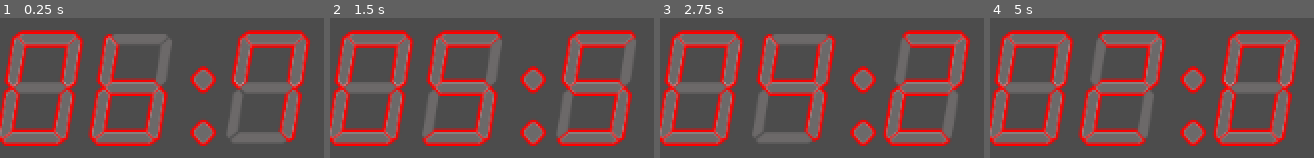
Above: before the commit, frames 1-4 (left to right).
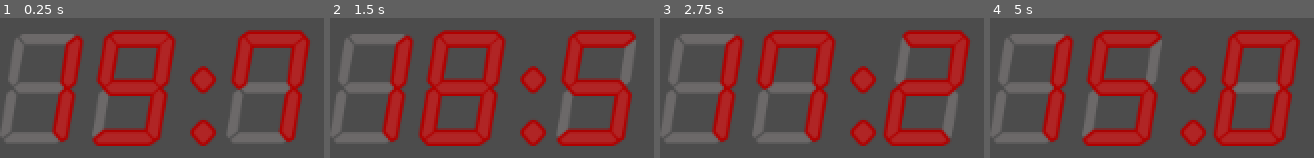
Above: after the commit, the same moments.

Repository: TheoCremers/LD47
Game: Godot game, scene res://World.tscn
Two runs of this game, one before a commit and one after it. Both use one fixed random seed, a clock stepped at 60 frames per second and the inputs below. The project has no main scene, so this scene is started directly.
Inputs:
- Up to frame 1 (0.25 s): no input
- Up to frame 2 (1.5 s): no input
- Up to frame 3 (2.75 s): no input
- Up to frame 4 (5 s): no input

The runs differ from the first frame. In frame 1, 30% of the frame differs, in the area x 0-96%, y 8-92%; in frame 2, 33%; in frame 3, 28%; in frame 4, 33%.

Commit message:
added countdown zero soundeffect

Diff:
--- a/Clock.gd
+++ b/Clock.gd
@@ -1,8 +1,9 @@
 extends Label
 
+const SOUNDSTARTS = 3
+var timeRemaining = 20
+
 export (Color, RGB) var text_color
-
-var timeRemaining = 7
 var timeStarted = false
 var previousNum = 999999
 
@@ -19,14 +20,17 @@
 	text = ("%02d:%s" % [timeRemaining, decimal])
 	if timeStarted == true:
 		_subtractTime(delta)
-	if timeRemaining <= 3:
+
+	if timeRemaining <= SOUNDSTARTS:
 		if currentNum < previousNum:
-			playSound()
+			playSoundClock()
 			pass
 		pass
+
 	if timeRemaining < 0:
 		_stopTime()
 		_setTime(0.0)
+		playSoundZero()
 		pass
 	previousNum = currentNum;
 	pass
@@ -51,6 +55,10 @@
 	timeRemaining -= value
 	pass
 
-func playSound():
+func playSoundClock():
 	get_node("ClockSound").play()
 	pass
+
+func playSoundZero():
+	get_node("ClockZero").play()
+	pass
--- a/World.tscn
+++ b/World.tscn
@@ -1,9 +1,14 @@
-[gd_scene load_steps=7 format=2]
+[gd_scene load_steps=8 format=2]
 
 [ext_resource path="res://Clock.gd" type="Script" id=1]
 [ext_resource path="res://assets/fonts/alarm clock.ttf" type="DynamicFontData" id=2]
 [ext_resource path="res://ClockBackground.gd" type="Script" id=3]
 [ext_resource path="res://assets/sounds/countdown_alarm.wav" type="AudioStream" id=4]
+[ext_resource path="res://assets/sounds/countdown_alarm_zero.wav" type="AudioStream" id=5]
+
+[sub_resource type="DynamicFont" id=2]
+size = 100
+font_data = ExtResource( 2 )
 
 [sub_resource type="DynamicFont" id=1]
 size = 100
@@ -11,11 +16,18 @@
 outline_color = Color( 1, 0, 0, 1 )
 font_data = ExtResource( 2 )
 
-[sub_resource type="DynamicFont" id=2]
-size = 100
-font_data = ExtResource( 2 )
+[node name="World" type="Node"]
 
-[node name="World" type="Node"]
+[node name="ClockBackground" type="Label" parent="."]
+margin_right = 204.0
+margin_bottom = 105.0
+custom_fonts/font = SubResource( 2 )
+text = "88:8"
+script = ExtResource( 3 )
+__meta__ = {
+"_edit_use_anchors_": false
+}
+text_color = Color( 0.427451, 0.415686, 0.415686, 1 )
 
 [node name="Clock" type="Label" parent="."]
 margin_right = 40.0
@@ -26,18 +38,10 @@
 "_edit_group_": true,
 "_edit_use_anchors_": false
 }
-text_color = Color( 1, 1, 1, 1 )
-
-[node name="ClockBackground" type="Label" parent="Clock"]
-margin_right = 40.0
-margin_bottom = 14.0
-custom_fonts/font = SubResource( 2 )
-text = "88:8"
-script = ExtResource( 3 )
-__meta__ = {
-"_edit_use_anchors_": false
-}
-text_color = Color( 0.427451, 0.415686, 0.415686, 1 )
+text_color = Color( 0.694118, 0.14902, 0.14902, 1 )
 
 [node name="ClockSound" type="AudioStreamPlayer" parent="Clock"]
 stream = ExtResource( 4 )
+
+[node name="ClockZero" type="AudioStreamPlayer" parent="Clock"]
+stream = ExtResource( 5 )
Not shown, added: assets/gui/icons/beating_heart_1.png.import
Not shown, added: assets/gui/icons/beating_heart_2.png.import
Not shown, added: assets/sounds/countdown_alarm_zero.wav.import
Not shown, added: assets/sounds/countdown_alarm_zero.wav
